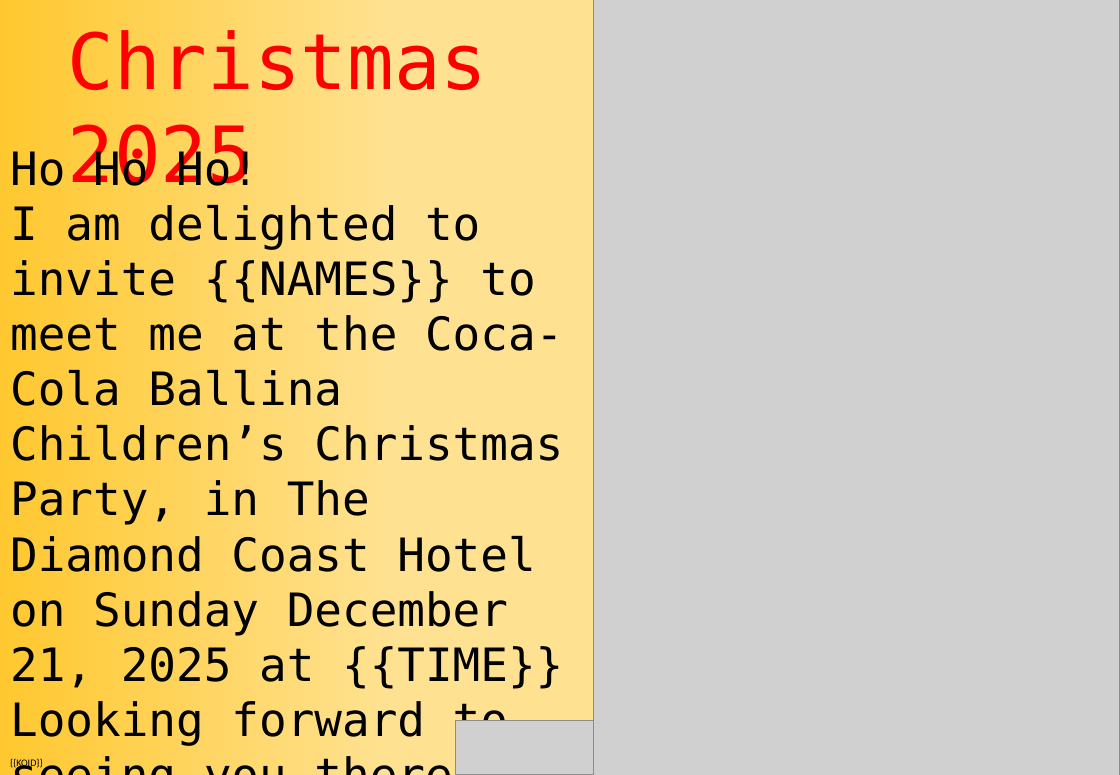
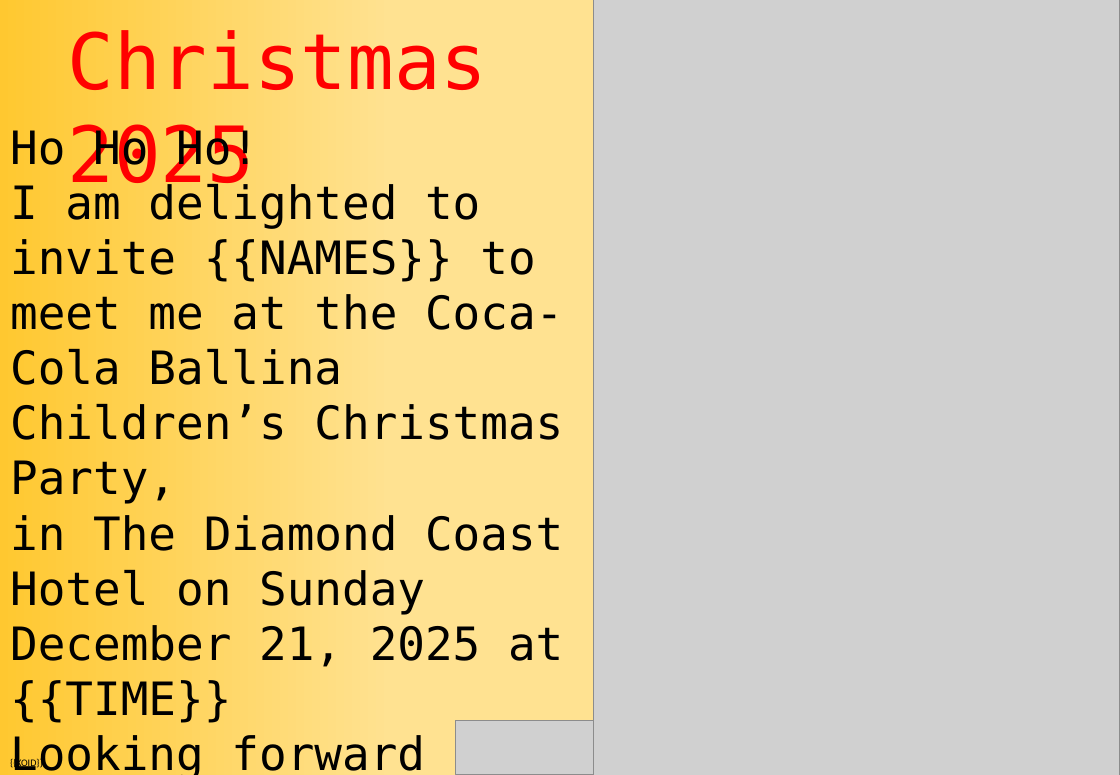
Before and after one commit to S00211948/Dymo-Print-Manager, a slide deck: slide 1 of Templates/Childrens_Party_Invite_Template_v2.pptx. Drawn at 1120x775 pixels with LibreOffice and Linux fonts; fonts in the diff are those of the drawing; grey boxes stand for pictures. Boxes give left, top, right and bottom in pixels: in the first picture for what was removed or moved away, otherwise in the second. Text is boxed around its words. In the diff, an @@ line names an element or a change of style, - is before the commit and + after.

```diff
--- a/Templates/Childrens_Party_Invite_Template_v2.pptx
+++ b/Templates/Childrens_Party_Invite_Template_v2.pptx
@@ text "Ho Ho Ho!": place and size @@
-text "Ho Ho Ho!" at box(10, 148, 563, 746)
+text "Ho Ho Ho!" at box(10, 127, 563, 775)
@@ text at box(10, 182, 563, 723): text changed @@
-I am delighted to invite {{NAMES}} to meet me at the Coca-Cola Ballina Children’s Christmas Party, in The Diamond Coast Hotel on Sunday December 21, 2025 at {{TIME}}
+I am delighted to invite {{NAMES}} to meet me at the Coca-Cola Ballina Children’s Christmas Party,
+in The Diamond Coast Hotel on Sunday December 21, 2025 at {{TIME}}
```
Also in this commit, not shown: 5 other files.
